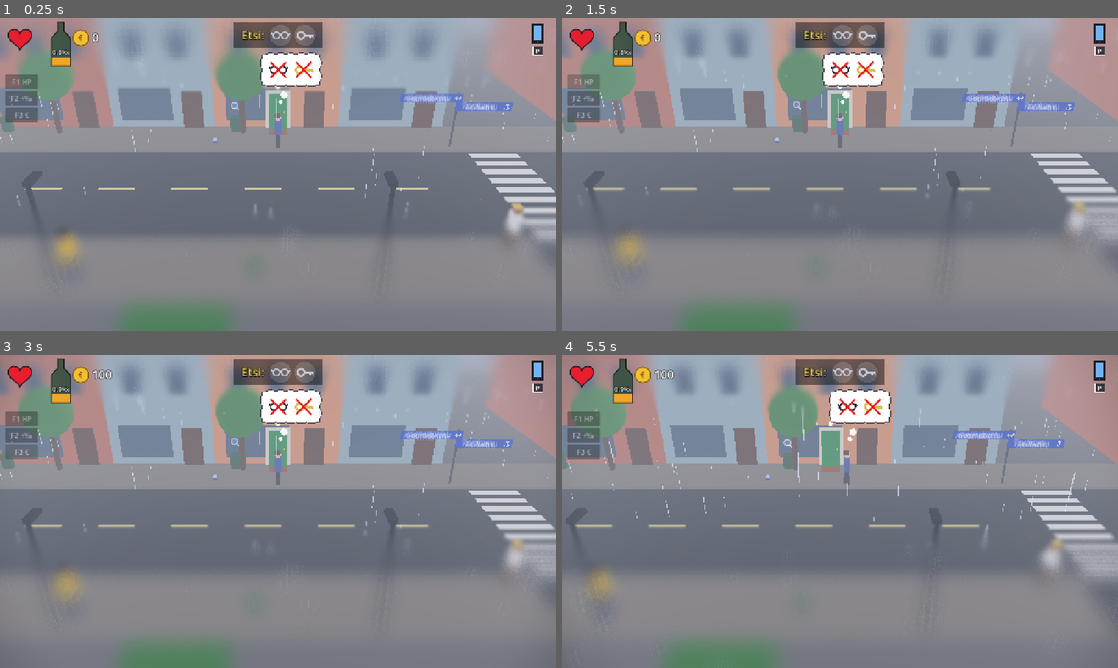
Above: before the commit, frames 1-4 (two rows, left to right).
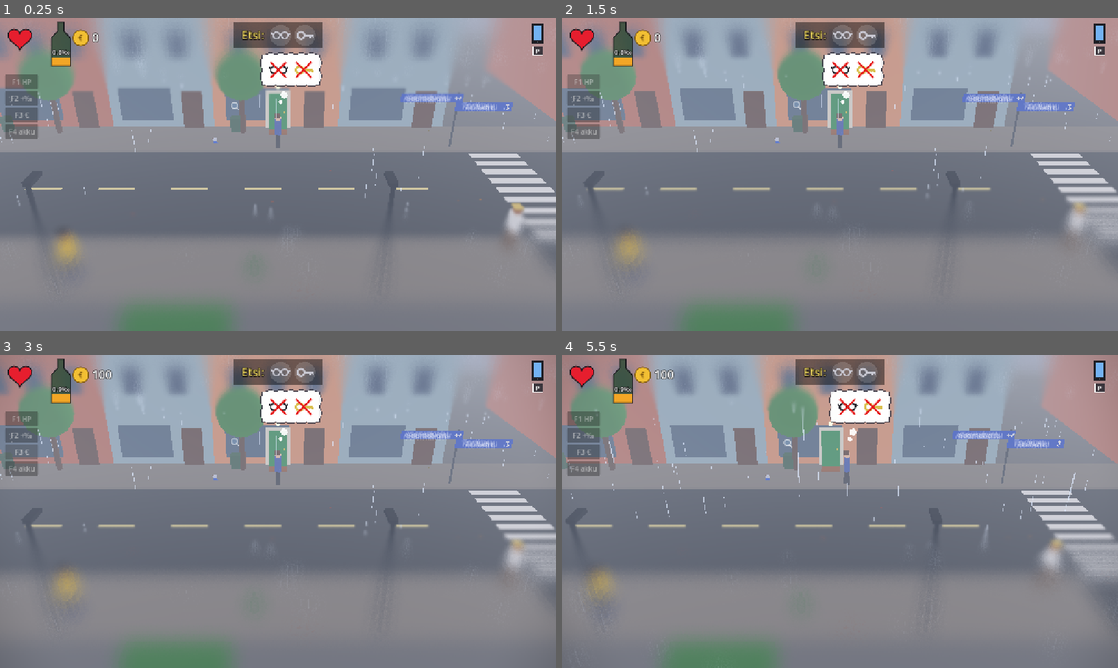
Above: after the commit, the same moments.

Repository: Ecculi/GoodMorningMoonshine
Game: Godot game, scene res://scenes/main.tscn
Two runs of this game, one before a commit and one after it. Both use one fixed random seed, a clock stepped at 60 frames per second and the inputs below.
Inputs (mouse positions are in pixels of both pictures, inside the frame that each line leads up to):
- Up to frame 1 (0.25 s): no input
- Up to frame 2 (1.5 s): click (584, 130) at 0.5 s, where only the run after the commit has a clickable "F4 akku"; click "F1 HP" at 1.25 s
- Up to frame 3 (3 s): click "F2 +‰" at 2 s; click "F3 €" at 2.75 s
- Up to frame 4 (5.5 s): tap Enter at 3.5 s; move the mouse to (962, 495) at 3.52 s; hold Right (move_right) 3.53-4.25 s; hold Space (action) 3.53-4.25 s; click (962, 495) at 3.67 s; tap P (phone) at 3.8, 5.3 s; drag from (728, 527) to (812, 574) at 4.27 s; tap Space (action) at 5 s; move the mouse to (895, 442) at 5.02 s; hold Right (move_right) from 5.03 s (still down); hold Space (action) from 5.03 s (still down)

The runs differ from the first frame. In frame 1, 0.2% of the frame differs, in the area x 1-7%, y 34-39%; in frame 2, 0.2%; in frame 3, 0.2%; in frame 4, 0.2%.

Commit message:
Running: double tap only, touch stick on phones; drunker = less damage; F4 battery
- Holding an arrow always walks; running starts with a double tap.
- Touch screens: a floating virtual stick replaces the d-pad; pushed out
  to the edge (past the yellow ring) the character runs.
- Drunk numbness grows evenly from 0.5 per mille up to the day's
  passing-out limit, where damage is 60 % lower.
- Debug F4: phone battery +25 %.
- Phone battery drains half as fast again.

Co-Authored-By: Claude Opus 5.5 <noreply@anthropic.com>
Claude-Session: https://claude.ai/code/session_014p1PeeGbmYxJmsVU4HYhz4

Diff:
--- a/scripts/debug_tools.gd
+++ b/scripts/debug_tools.gd
@@ -1,7 +1,7 @@
 extends CanvasLayer
 ## Debug helpers (only in debug builds, e.g. when run from the editor):
 ## F1 = health full, F2 = alcohol +0.1 per mille per press (no limit),
-## F3 = money +100 €. The same as small on-screen buttons for touch screens.
+## F3 = money +100 €, F4 = phone battery +25 %. The same as small on-screen buttons for touch screens.
 
 const DEBUG_PROMILLE_STEP := 0.1
 
@@ -17,6 +17,7 @@
 	_button(box, "F1 HP", _fill_health)
 	_button(box, "F2 +‰", _fill_alcohol)
 	_button(box, "F3 €", _add_money)
+	_button(box, "F4 akku", _charge_phone)
 
 
 func _button(parent: Control, text: String, cb: Callable) -> void:
@@ -38,6 +39,8 @@
 				_fill_alcohol()
 			KEY_F3:
 				_add_money()
+			KEY_F4:
+				_charge_phone()
 
 
 func _fill_health() -> void:
@@ -50,3 +53,7 @@
 
 func _add_money() -> void:
 	GameState.money += 100
+
+
+func _charge_phone() -> void:
+	GameState.battery = minf(100.0, GameState.battery + 25.0)
--- a/scripts/game_state.gd
+++ b/scripts/game_state.gd
@@ -30,8 +30,9 @@
 var yesterday_max := 2.2
 ## Health per 1.0 per mille drunk (beer +7, spirits +18).
 const DRINK_HEALTH := 30.0
-## Share of damage that being drunk numbs away at 2.0 per mille and above.
-const DRUNK_NUMB := 0.33
+## Share of damage that being drunk numbs away at the passing-out limit
+## (grows evenly from 0.5 per mille; about a quarter at 2.0).
+const DRUNK_NUMB := 0.6
 const FOOD_HEALTH := 12.0
 
 ## Sleep always burns at least this much alcohol...
@@ -76,6 +77,8 @@
 ## Set by the player while the action button is held down: standing
 ## still, time then runs at half speed.
 var charging := false
+## Set by the touch stick: pushed out to the edge = run.
+var stick_run := false
 const CHARGE_TIME_SCALE := 0.5
 ## Pills found in a bin: for a while, while charging only the rest of the
 ## world slows down and the player keeps full speed.
@@ -285,8 +288,9 @@
 
 
 func damage(amount: float) -> void:
-	# Drunk, blows and falls hurt less (up to a third less from 2.0 per mille).
-	amount *= 1.0 - DRUNK_NUMB * clampf((promille - 0.5) / 1.5, 0.0, 1.0)
+	# Drunk, blows and falls hurt less: the drunker, the less (from 0.5 per
+	# mille up to today's passing-out limit).
+	amount *= 1.0 - DRUNK_NUMB * clampf((promille - 0.5) / maxf(pass_out_promille - 0.5, 0.1), 0.0, 1.0)
 	health -= amount
 	if health <= 0.0 and not over:
 		_die("HEADLINE_BEATEN")
--- a/scripts/main.gd
+++ b/scripts/main.gd
@@ -19,7 +19,7 @@
 
 ## Battery use per second while the phone is open, by page.
 ## Battery per second of use, by page. Drains only while the phone is open.
-const PHONE_DRAIN := [0.6, 0.9, 1.75]
+const PHONE_DRAIN := [0.3, 0.45, 0.875]
 const KIOSK_OPTIONS := [
 	{"kind": "bottle", "price": 3, "alcohol": true},
 	{"kind": "food", "price": 2, "alcohol": false},
--- a/scripts/player.gd
+++ b/scripts/player.gd
@@ -11,7 +11,6 @@
 const RUN_SPEED := 6.4  # one block (~32 m) in about 5 s
 const LONG_PRESS := 0.35
 const DOUBLE_TAP := 0.3
-const HOLD_TO_RUN := 1.0
 const PICKUP_RADIUS := 0.6
 const PUNCH_RANGE := 1.3
 ## Holding the button with an empty hand bends the arm at the elbow and
@@ -39,8 +38,7 @@
 var _press_time := -1.0
 var _last_tap_action := ""
 var _last_tap_time := -10.0
-var _hold_time := 0.0
-var _last_dir := Vector2.ZERO
+var _run_by_stick := false
 var _clock := 0.0
 var _knock := Vector3.ZERO
 var _sway := 0.0
@@ -733,17 +731,17 @@
 			_last_tap_time = _clock
 	if not moving:
 		running = false
-		_hold_time = 0.0
-		return
-	if dir.round() == _last_dir.round():
-		_hold_time += delta
-	else:
-		_hold_time = 0.0
-	_last_dir = dir
-	# Exhausted: holding the arrow keeps walking (no automatic running);
-	# a double tap still gives a short burst.
-	if _hold_time > HOLD_TO_RUN and not GameState.exhausted:
+		_run_by_stick = false
+		return
+	# Holding an arrow just walks. Running: a double tap on an arrow, or
+	# the touch stick pushed out to its edge (exhausted, only the short
+	# burst is left).
+	if GameState.stick_run and (not GameState.exhausted or _exhausted_run > 0.0):
 		running = true
+		_run_by_stick = true
+	elif _run_by_stick:
+		running = false
+		_run_by_stick = false
 
 
 func _handle_action(delta: float) -> void:
--- a/scripts/touch_controls.gd
+++ b/scripts/touch_controls.gd
@@ -1,21 +1,87 @@
 extends CanvasLayer
-## On-screen d-pad and action button. Shown only on touch screens.
-## TouchScreenButton supports multitouch and feeds the same input actions
-## as the keyboard.
+## On-screen controls, shown only on touch screens: a virtual stick on
+## the left (slide the finger: near the centre walks, out at the edge
+## runs), the action button and the phone button on the right.
+## Everything feeds the same input actions as the keyboard.
 
-const DPAD_RADIUS := 46
 const ACTION_RADIUS := 72
 const PHONE_RADIUS := 36
 
 var _buttons := {}
+var _stick
+
+
+## Floating virtual stick: the base appears where the finger lands (in
+## the lower left area) and the knob follows the finger. Deflection sets
+## the move actions' strength; at the edge (over RUN_AT) the character
+## runs.
+class Stick extends Node2D:
+	const RADIUS := 80.0
+	const DEAD := 0.2
+	const RUN_AT := 0.85
+	var home := Vector2(170, 500)
+	var area := Rect2()
+	var _touch := -1
+	var _base := Vector2.ZERO
+	var _knob := Vector2.ZERO
+
+	func _ready() -> void:
+		visible = DisplayServer.is_touchscreen_available()
+
+	func _input(event: InputEvent) -> void:
+		if not visible:
+			return
+		if event is InputEventScreenTouch:
+			if event.pressed and _touch < 0 and area.has_point(event.position):
+				_touch = event.index
+				_base = event.position
+				_knob = event.position
+				_apply()
+			elif not event.pressed and event.index == _touch:
+				_touch = -1
+				_knob = _base
+				_apply()
+		elif event is InputEventScreenDrag and event.index == _touch:
+			_knob = event.position
+			_apply()
+
+	func _apply() -> void:
+		var d := Vector2.ZERO
+		if _touch >= 0:
+			d = (_knob - _base) / RADIUS
+			if d.length() > 1.0:
+				d = d.normalized()
+				_knob = _base + d * RADIUS
+		var mag := d.length()
+		if mag < DEAD:
+			d = Vector2.ZERO
+		_press("move_right", maxf(d.x, 0.0))
+		_press("move_left", maxf(-d.x, 0.0))
+		_press("move_down", maxf(d.y, 0.0))
+		_press("move_up", maxf(-d.y, 0.0))
+		GameState.stick_run = mag >= RUN_AT
+		queue_redraw()
+
+	func _press(action: String, strength: float) -> void:
+		if strength > 0.0:
+			Input.action_press(action, strength)
+		else:
+			Input.action_release(action)
+
+	func _draw() -> void:
+		var b := _base if _touch >= 0 else home
+		var k := _knob if _touch >= 0 else home
+		draw_circle(b, RADIUS, Color(0.1, 0.1, 0.12, 0.3))
+		draw_arc(b, RADIUS, 0.0, TAU, 48, Color(1, 1, 1, 0.5), 3.0, true)
+		# Run ring: past it the character runs.
+		draw_arc(b, RADIUS * RUN_AT, 0.0, TAU, 48, Color(1, 0.85, 0.3, 0.35), 2.0, true)
+		draw_circle(k, 30.0, Color(1, 1, 1, 0.45 if _touch >= 0 else 0.3))
 
 
 func _ready() -> void:
 	layer = 11
-	_add("move_left", DPAD_RADIUS, Vector2.LEFT)
-	_add("move_right", DPAD_RADIUS, Vector2.RIGHT)
-	_add("move_up", DPAD_RADIUS, Vector2.UP)
-	_add("move_down", DPAD_RADIUS, Vector2.DOWN)
+	_stick = Stick.new()
+	add_child(_stick)
 	_add("action", ACTION_RADIUS, Vector2.ZERO)
 	_add("phone", PHONE_RADIUS, Vector2.ZERO, true)
 	get_viewport().size_changed.connect(_layout)
@@ -24,11 +90,8 @@
 
 func _layout() -> void:
 	var s := get_viewport().get_visible_rect().size
-	var c := Vector2(160, s.y - 160)
-	_place("move_left", c + Vector2(-100, 0))
-	_place("move_right", c + Vector2(100, 0))
-	_place("move_up", c + Vector2(0, -100))
-	_place("move_down", c + Vector2(0, 100))
+	_stick.home = Vector2(170, s.y - 170)
+	_stick.area = Rect2(Vector2(0, s.y * 0.3), Vector2(s.x * 0.45, s.y * 0.7))
 	_place("action", Vector2(s.x - 170, s.y - 170))
 	_place("phone", Vector2(s.x - 110, s.y - 320))
 
Not shown, changed: DESIGN.md
